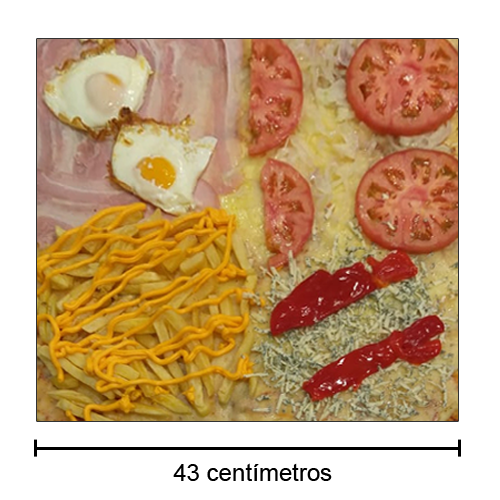
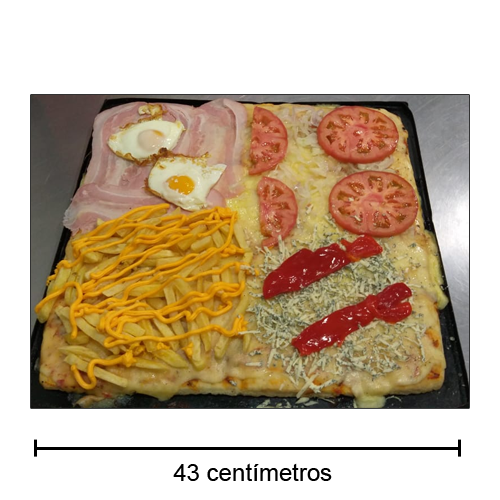
The second 500 x 500 image is a revision of the first. Changes to its layers:
added layer "Capa 8" above "Capa 6" over (31, 95, 469, 408)
hid "Capa 5" over (37, 39, 458, 421)
